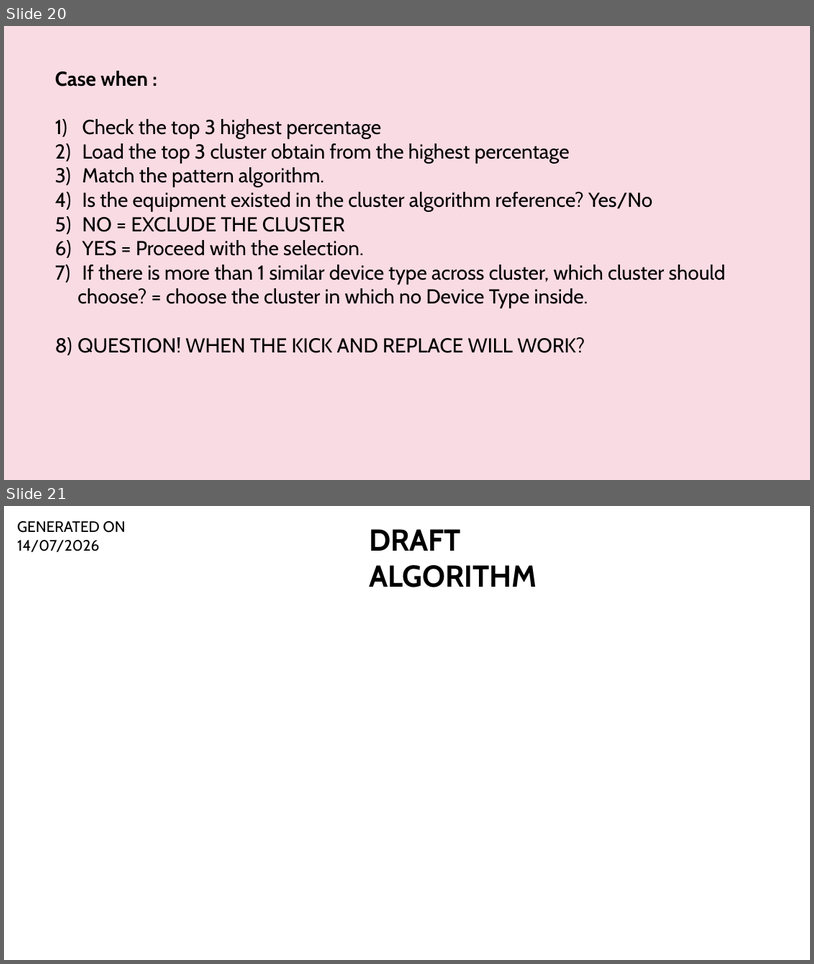
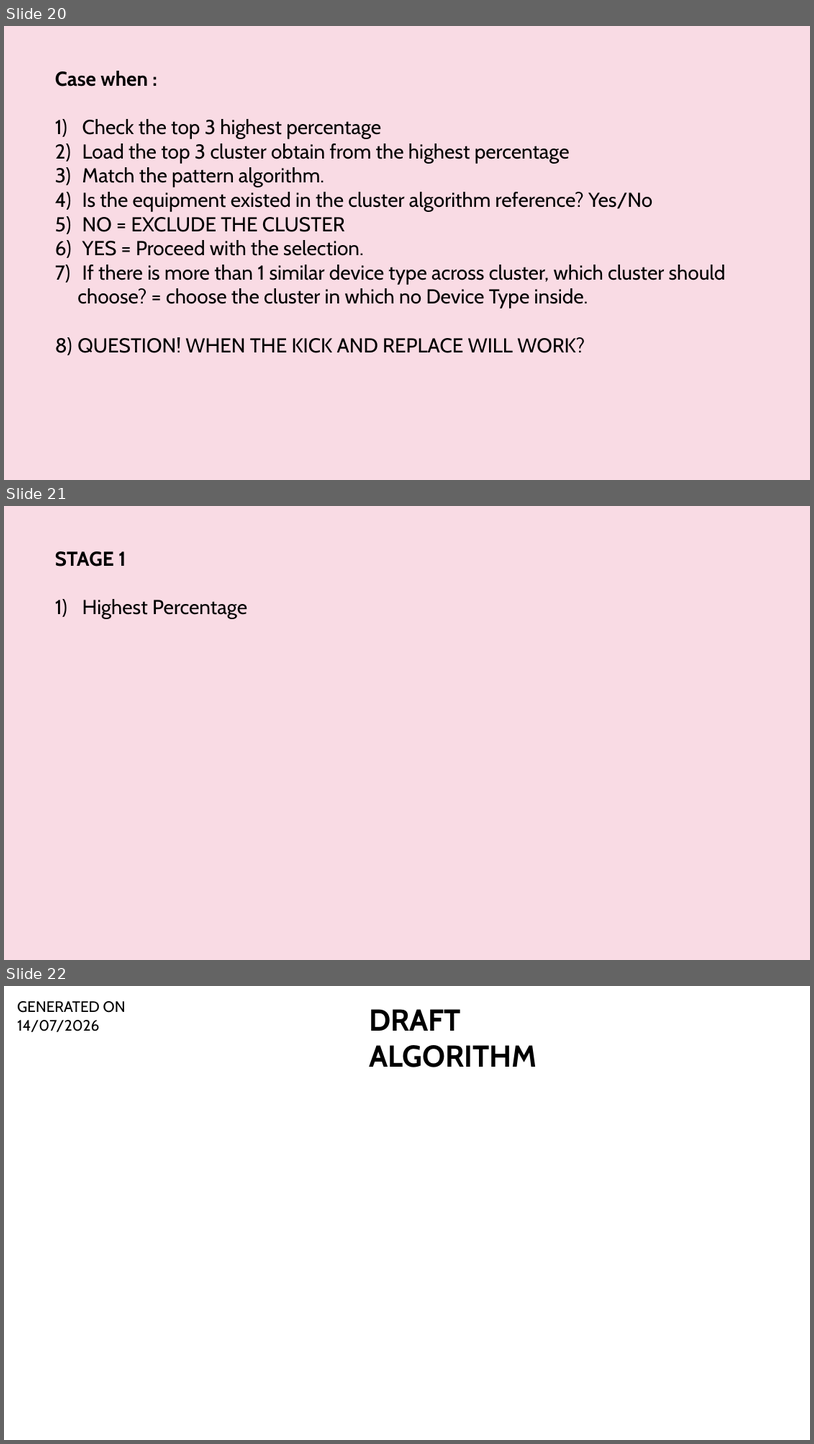
Before and after one commit to Syaziyah30/DeviceCluster, a slide deck: 1.training_model/supplementary/Device Identifier 20260520.pptx. Shown one above the other, each under a label of ours: slides 20 and 21 before the commit, slides 20, 21 and 22 after it. The pictures are 814x964 and 814x1444 pixels, drawn with LibreOffice and Linux fonts; fonts in the diff are those of the drawing. Boxes give left, top, right and bottom in pixels: in the first picture for what was removed or moved away, otherwise in the second. Text is boxed around its words. In the diff, an @@ line names an element or a change of style, - is before the commit and + after.

```diff
--- a/1.training_model/supplementary/Device Identifier 20260520.pptx
+++ b/1.training_model/supplementary/Device Identifier 20260520.pptx
@@ slide 21 added at (x1=4, y1=506, x2=810, y2=960), background #F9DBE4 @@
@@ text added at (x1=55, y1=551, x2=247, y2=619), 24 pt, text #000000 @@
+STAGE 1
+1) Highest Percentage
@@ what was slide 21 is now slide 22 @@
```
Also in this commit, not shown: 3 other files.
